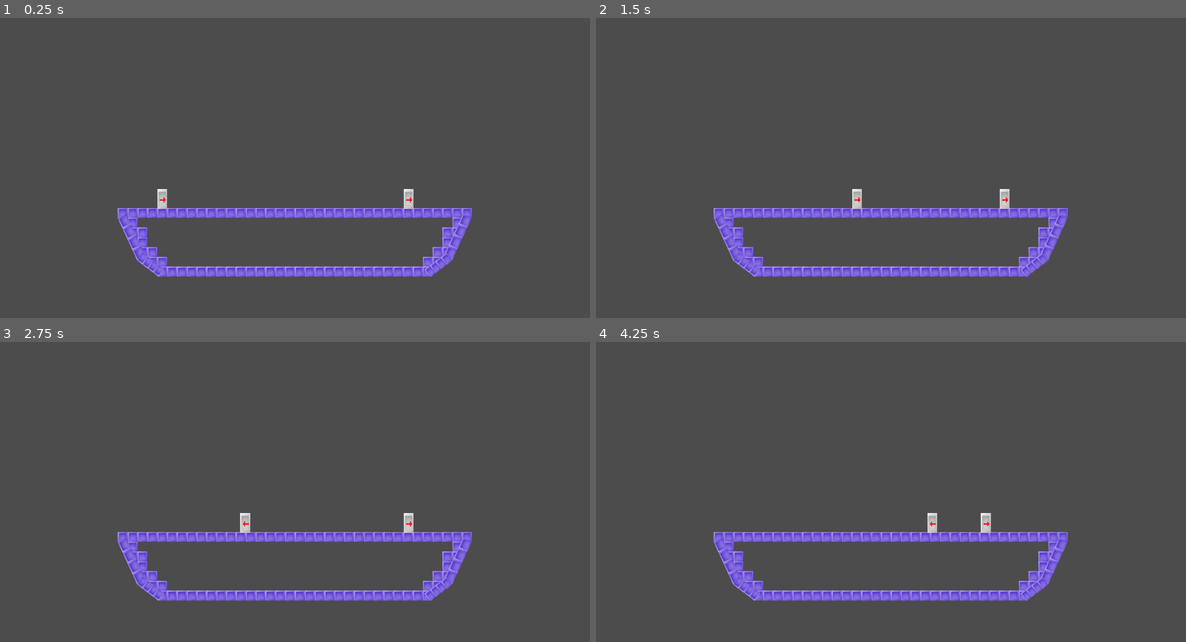
Above: before the commit, frames 1-4 (two rows, left to right).
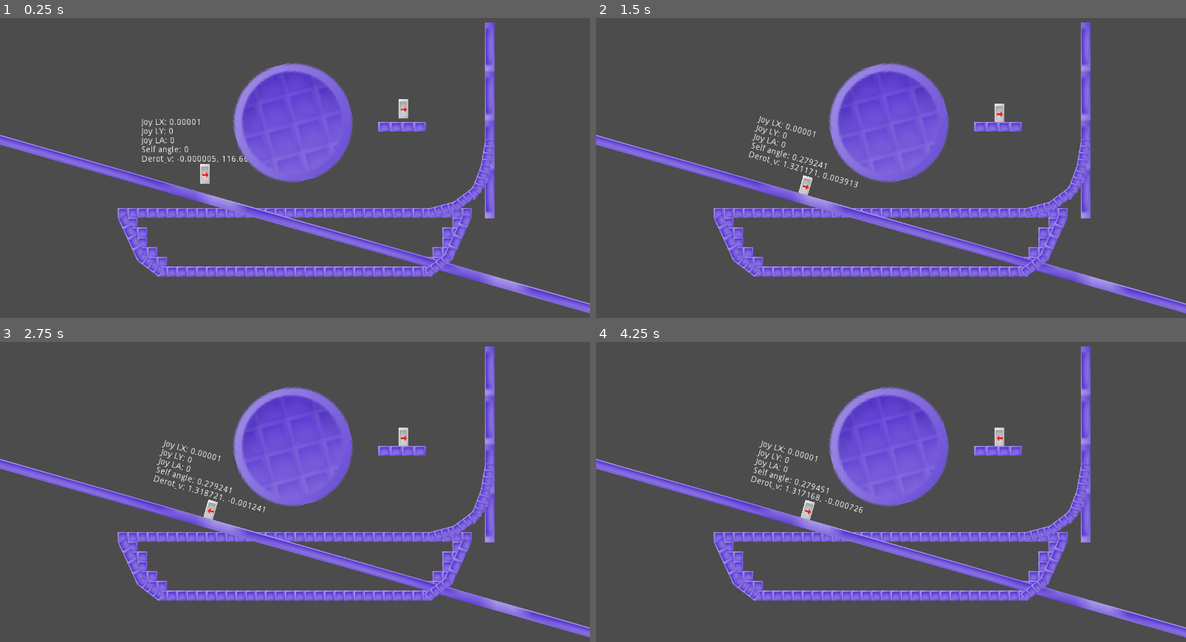
Above: after the commit, the same moments.

Repository: gotoAndDie/starsong-test
Game: Godot game, scene res://Stages/MorningStar.tscn
The game is run twice, just before and just after one commit, with the same random seed, the same clock (stepped at 60 frames per second) and the same inputs. This scene is started directly instead of the project's main scene.
Inputs:
- Up to frame 1 (0.25 s): no input
- Up to frame 2 (1.5 s): hold S (fire) 0.53-1.28 s; hold Right (move_right) from 0.53 s (still down); tap D (jump) at 0.77, 0.8, 1.07, 1.35 s
- Up to frame 3 (2.75 s): tap D (jump) at 1.52, 1.82, 2.3 s; tap S (fire) at 1.55 s; release Right (move_right) at 2.03 s; hold Left (move_left) from 2.03 s (still down); hold S (fire) from 2.03 s (still down)
- Up to frame 4 (4.25 s): release Left (move_left) at 2.78 s; release S (fire) at 2.78 s; hold Right (move_right) from 2.78 s (still down); tap ' (fire_2) at 2.85 s; tap D (jump) at 3.02, 3.32, 3.77, 3.8, 4.07 s; tap S (fire) at 3.05 s; hold J (move_left_2) from 3.53 s (still down)

The runs differ from the first frame. In frame 1, 12% of the frame differs, in the area x 0-100%, y 1-99%; in frame 2, 12%; in frame 3, 12%; in frame 4, 12%.
Error before the commit: Invalid call. Nonexistent function 'touch_ground' in base 'Nil'. (res://player.gd:42)
Error after the commit: Invalid call. Nonexistent function 'touch_ground' in base 'Nil'. (res://player2.gd:42)

Commit message:
Implement curve gravity

Diff:
--- a/General/Globals.gd
+++ b/General/Globals.gd
@@ -2,3 +2,9 @@
 
 var star_p1 = "Estella"
 var star_p2 = "Estella"
+
+var DEADZONE = 0.1
+
+static func angle_to_angle(from, to):
+	var diff = from - to
+	return abs(diff) if abs(diff) < PI else abs(diff + (2 * PI * -sign(diff)))
--- a/GenericPlayer.gd
+++ b/GenericPlayer.gd
@@ -4,33 +4,37 @@
 # Default physical parameters
 var GRAVITY = 500.0 # pixels/second/second
 # Angle in degrees towards either side that the player can consider "floor"
-var FLOOR_ANGLE_TOLERANCE = 30
-var WALK_FORCE = 600
+var FLOOR_ANGLE_TOLERANCE = 180
+var WALK_FORCE = 1200
 var AIR_FORCE = 300
 
 var WALK_MIN_SPEED = 10
 var WALK_MAX_SPEED = 200
 var AIR_INVERT_FORCE = 500
 
-var STOP_FORCE = 5000
+var STOP_FORCE = 500
 var AIR_STOP_FORCE = 100
 
 var JUMP_SPEED = 300
 var DOUBLE_JUMP_SPEED = 200
 var JUMP_GATE_SPEED = 75
 var FALL_GATE_SPEED = 300
-var FAST_FALL_GATE_SPEED = 500
+var FAST_FALL_GATE_SPEED = 400
 var FAST_FALL_FORCE = 200
 
 var SLIDE_STOP_VELOCITY = 1.0 # one pixel/second
 var SLIDE_STOP_MIN_TRAVEL = 1.0 # one pixel
 
-
-const JUMP_MAX_AIRBORNE_TIME = 0.2
-
+# Maximum time one can be in the air while still being able to jump
+const JUMP_MAX_AIRBORNE_TIME = 0.1
+
+# Maximum time one can be in the air while rotated
+const ROTATION_MAX_AIRBORNE_TIME = 1
 
 var velocity = Vector2(0,0)
+var standing_normal = Vector2(0,1)
 var on_air_time = 100
+var rotated_air_time = 100
 var jumping = false
 var try_double_jumping = false
 var double_jumping = false
@@ -44,13 +48,16 @@
 var direction = "right"
 var origPos = Vector2(-1,-1)
 
-var left    = false
-var right   = false
-var up      = false
-var down    = false
-var jump    = false
-var fire    = false
-var special = false
+# Button presses
+var left     = false
+var right    = false
+var up       = false
+var down     = false
+var jump     = false
+var fire     = false
+var special  = false
+var x_factor = 0.0
+var theta    = -1       # Angle of joystick
 
 var storedCollision
 
@@ -89,6 +96,10 @@
 func _physics_process(delta):
 	# Create forces
 	var force = Vector2(0, GRAVITY)
+	var derot_velocity = velocity.rotated(-rotation)
+
+	if on_air_time >= JUMP_MAX_AIRBORNE_TIME:
+		force = force.rotated(-rotation)
 	getInput();
 
 	# Stun: do not allow movement while stunned
@@ -125,35 +136,35 @@
 
 	# Walking  (actually dashing for now)
 	if movementLagFrame <= 0:
-		if on_air_time >= JUMP_MAX_AIRBORNE_TIME: # In the air
+		if !is_on_floor(): # In the air
 			if left:
-				if velocity.x > -WALK_MAX_SPEED:
-					force.x -= AIR_FORCE
-					stop = false
-				if velocity.x > 0: # Trying to stop
-					force.x -= AIR_INVERT_FORCE
-					stop = false
+				if derot_velocity.x > -WALK_MAX_SPEED:
+					force.x -= AIR_FORCE * x_factor
+				stop = false
+				if derot_velocity.x > 0: # Trying to stop
+					force.x -= AIR_INVERT_FORCE * x_factor
+				stop = false
 			elif right:
-				if velocity.x < WALK_MAX_SPEED:
-					force.x += AIR_FORCE
-					stop = false
-				if velocity.x < 0: # Trying to stop
-					force.x += AIR_INVERT_FORCE
-					stop = false
+				if derot_velocity.x < WALK_MAX_SPEED:
+					force.x += AIR_FORCE * x_factor
+				stop = false
+				if derot_velocity.x < 0: # Trying to stop
+					force.x += AIR_INVERT_FORCE * x_factor
+				stop = false
 		else:
 			if left:
-				if velocity.x > -WALK_MAX_SPEED:
-					force.x -= WALK_FORCE
-					velocity.x = -WALK_MAX_SPEED
-					stop = false
+				if derot_velocity.x > -WALK_MAX_SPEED * x_factor * 0.5 * (1 + cos(rotation)):
+					force.x -= WALK_FORCE * x_factor * 0.5 * (1 + cos(rotation))
+					# velocity.x = -WALK_MAX_SPEED * x_factor
+				stop = false
 			elif right:
-				if velocity.x < WALK_MAX_SPEED:
-					force.x += WALK_FORCE
-					velocity.x = WALK_MAX_SPEED
-					stop = false
+				if derot_velocity.x < WALK_MAX_SPEED * x_factor * 0.5 * (1 + cos(rotation)):
+					force.x += WALK_FORCE * x_factor * 0.5 * (1 + cos(rotation))
+					# velocity.x = WALK_MAX_SPEED * x_factor
+				stop = false
 
 		# Allow reversing direction only when on ground
-		if on_air_time < JUMP_MAX_AIRBORNE_TIME:
+		if is_on_floor():
 			if left:
 				direction = "left"
 			if right:
@@ -169,8 +180,8 @@
 
 
 	if stop:
-		var vsign = sign(velocity.x)
-		var vlen = abs(velocity.x)
+		var vsign = sign(derot_velocity.x)
+		var vlen = abs(derot_velocity.x)
 
 		if not is_on_floor():
 			vlen -= AIR_STOP_FORCE * delta
@@ -179,12 +190,42 @@
 		if vlen < 0:
 			vlen = 0
 
-		velocity.x = vlen * vsign
-
-	# Increase gravity when down is held
+		derot_velocity.x = vlen * vsign
+		velocity = derot_velocity.rotated(rotation)
+
+	# Set player angle according to ground
+	var collision = get_slide_collision(0)
+	if collision != null:
+		standing_normal = collision.get_normal().normalized()
+		var angle = collision.get_normal().angle() + 0.5 * PI
+
+		# Do not rotate and reset rotation if you're too slow (and on a steep surface)
+		if abs(derot_velocity.x) < 100 && is_on_floor() && Globals.angle_to_angle(angle, 0) < 0.5*PI:
+			rotation = 0
+			pass
+
+		if Globals.angle_to_angle(angle, rotation) < 0.2 * PI || Globals.angle_to_angle(angle, 0) < 0.1*PI:
+			rotation = angle
+		rotated_air_time = ROTATION_MAX_AIRBORNE_TIME
+
+
+	# However, if not on ground, reset rotation after a period of time
+	if rotation != 0:
+		rotated_air_time -= delta
+
+	if rotated_air_time <= 0:
+		rotation = 0
+
+
+
+
+	# Increase gravity and reset rotation when down is held
 	if not is_on_floor() and down and (fast_fall_on or freeFall):
+		rotation = 0
 		velocity.y = FAST_FALL_GATE_SPEED
 	# Integrate forces to velocity
+
+	force = force.rotated(rotation) # Rotate all forces according to rotation
 	velocity += force * delta
 
 	# Enforce maximum fall speed
@@ -194,7 +235,7 @@
 			velocity.y = FAST_FALL_GATE_SPEED
 
 	# Integrate velocity into motion and move
-	velocity = move_and_slide(velocity, Vector2(0, -1))
+	velocity = move_and_slide(velocity, standing_normal)
 
 
 
@@ -212,7 +253,6 @@
 		# Air state
 		# Handle jumping
 		if jump and not prev_jump_pressed and movementLagFrame <= 0 and !freeFall:
-			print("um")
 			air_jump()
 
 		# Handle attacking
--- /dev/null
+++ b/Objects/TestCurve.tscn
@@ -0,0 +1,73 @@
+[gd_scene load_steps=3 format=2]
+
+[ext_resource path="res://long_obstacle.png" type="Texture" id=1]
+
+[sub_resource type="RectangleShape2D" id=3]
+extents = Vector2( 32, 7.54646 )
+
+[node name="Node2D" type="Node2D"]
+
+[node name="platform6" type="StaticBody2D" parent="."]
+position = Vector2( 719.777, 301.147 )
+rotation = -0.261799
+scale = Vector2( 0.695975, 0.977026 )
+collision_layer = 31
+
+[node name="sprite" type="Sprite" parent="platform6"]
+position = Vector2( 1.02026, 0.194702 )
+texture = ExtResource( 1 )
+
+[node name="CollisionShape2D" type="CollisionShape2D" parent="platform6"]
+shape = SubResource( 3 )
+
+[node name="platform7" type="StaticBody2D" parent="."]
+position = Vector2( 794.756, 210.731 )
+rotation = -1.40324
+scale = Vector2( 0.695975, 0.977026 )
+collision_layer = 31
+
+[node name="sprite" type="Sprite" parent="platform7"]
+position = Vector2( 2.31378, -0.33728 )
+texture = ExtResource( 1 )
+
+[node name="CollisionShape2D" type="CollisionShape2D" parent="platform7"]
+shape = SubResource( 3 )
+
+[node name="platform10" type="StaticBody2D" parent="."]
+position = Vector2( 779.319, 264.392 )
+rotation = -0.928515
+scale = Vector2( 0.695975, 0.977026 )
+collision_layer = 31
+
+[node name="sprite" type="Sprite" parent="platform10"]
+position = Vector2( 2.31378, -0.33728 )
+texture = ExtResource( 1 )
+
+[node name="CollisionShape2D" type="CollisionShape2D" parent="platform10"]
+shape = SubResource( 3 )
+
+[node name="platform8" type="StaticBody2D" parent="."]
+position = Vector2( 783.73, 250.426 )
+rotation = -1.21475
+scale = Vector2( 0.695975, 0.977026 )
+collision_layer = 31
+
+[node name="sprite" type="Sprite" parent="platform8"]
+position = Vector2( 1.02026, 0.194702 )
+texture = ExtResource( 1 )
+
+[node name="CollisionShape2D" type="CollisionShape2D" parent="platform8"]
+shape = SubResource( 3 )
+
+[node name="platform9" type="StaticBody2D" parent="."]
+position = Vector2( 758.002, 283.505 )
+rotation = -0.642281
+scale = Vector2( 0.695975, 0.977026 )
+collision_layer = 31
+
+[node name="sprite" type="Sprite" parent="platform9"]
+position = Vector2( 1.02026, 0.194702 )
+texture = ExtResource( 1 )
+
+[node name="CollisionShape2D" type="CollisionShape2D" parent="platform9"]
+shape = SubResource( 3 )
--- a/Stages/MorningStar.tscn
+++ b/Stages/MorningStar.tscn
@@ -1,12 +1,14 @@
-[gd_scene load_steps=12 format=2]
+[gd_scene load_steps=15 format=2]
 
 [ext_resource path="res://Stages/MorningStar.gd" type="Script" id=1]
 [ext_resource path="res://obstacle.png" type="Texture" id=2]
 [ext_resource path="res://player.tscn" type="PackedScene" id=3]
 [ext_resource path="res://player2.gd" type="Script" id=4]
-[ext_resource path="res://long_obstacle.png" type="Texture" id=5]
-[ext_resource path="res://camera.gd" type="Script" id=6]
-[ext_resource path="res://ValidZone.gd" type="Script" id=7]
+[ext_resource path="res://ValidZone.gd" type="Script" id=5]
+[ext_resource path="res://long_obstacle.png" type="Texture" id=6]
+[ext_resource path="res://circle.png" type="Texture" id=7]
+[ext_resource path="res://camera.gd" type="Script" id=8]
+[ext_resource path="res://Objects/TestCurve.tscn" type="PackedScene" id=9]
 
 [sub_resource type="RectangleShape2D" id=1]
 extents = Vector2( 8, 8 )
@@ -29,10 +31,12 @@
 } ]
 0/z_index = 0
 
+[sub_resource type="RectangleShape2D" id=4]
+
 [sub_resource type="RectangleShape2D" id=3]
-extents = Vector2( 32, 8 )
+extents = Vector2( 32, 7.54646 )
 
-[sub_resource type="RectangleShape2D" id=4]
+[sub_resource type="CircleShape2D" id=5]
 
 [node name="colworld" type="Node2D"]
 script = ExtResource( 1 )
@@ -46,15 +50,13 @@
 tile_data = PoolIntArray( 1310732, 0, 0, 1310733, 0, 0, 1310734, 0, 0, 1310735, 0, 0, 1310736, 0, 0, 1310737, 0, 0, 131 …(1107 unchanged characters)…
 
 [node name="player" parent="." instance=ExtResource( 3 )]
-position = Vector2( 264.299, 300.272 )
-_sections_unfolded = [ "Collision", "Pause", "Transform", "Z Index", "collision" ]
+position = Vector2( 333.398, 248.08 )
 
 [node name="player2" parent="." instance=ExtResource( 3 )]
-position = Vector2( 665.185, 299.127 )
+position = Vector2( 656.364, 141.817 )
 collision_layer = 2
 collision_mask = 2
 script = ExtResource( 4 )
-_sections_unfolded = [ "Collision", "Pause", "Transform", "Z Index", "collision" ]
 
 [node name="youwin" type="Label" parent="."]
 visible = false
@@ -68,6 +70,16 @@
 You Saved The Princess!"
 align = 1
 
+[node name="ValidZone" type="Area2D" parent="."]
+visible = false
+collision_layer = 31
+script = ExtResource( 5 )
+
+[node name="CollisionShape2D" type="CollisionShape2D" parent="ValidZone"]
+position = Vector2( 497.88, 234.016 )
+scale = Vector2( 63.5056, 38.3669 )
+shape = SubResource( 4 )
+
 [node name="platform" type="StaticBody2D" parent="."]
 position = Vector2( 214.781, 368.442 )
 rotation = -1.99975
@@ -75,9 +87,32 @@
 collision_layer = 31
 
 [node name="sprite" type="Sprite" parent="platform"]
-texture = ExtResource( 5 )
+texture = ExtResource( 6 )
 
 [node name="CollisionShape2D" type="CollisionShape2D" parent="platform"]
+shape = SubResource( 3 )
+
+[node name="platform8" type="StaticBody2D" parent="."]
+position = Vector2( 796.709, 177.265 )
+rotation = -1.5708
+scale = Vector2( 5, 0.977 )
+collision_layer = 31
+
+[node name="sprite" type="Sprite" parent="platform8"]
+texture = ExtResource( 6 )
+
+[node name="CollisionShape2D" type="CollisionShape2D" parent="platform8"]
+shape = SubResource( 3 )
+
+[node name="platform9" type="StaticBody2D" parent="."]
+position = Vector2( 654.366, 187.609 )
+scale = Vector2( 1.2047, 0.977026 )
+collision_layer = 31
+
+[node name="sprite" type="Sprite" parent="platform9"]
+texture = ExtResource( 6 )
+
+[node name="CollisionShape2D" type="CollisionShape2D" parent="platform9"]
 shape = SubResource( 3 )
 
 [node name="platform4" type="StaticBody2D" parent="."]
@@ -99,10 +134,47 @@
 collision_layer = 31
 
 [node name="sprite" type="Sprite" parent="platform2"]
-texture = ExtResource( 5 )
+texture = ExtResource( 6 )
 
 [node name="CollisionShape2D" type="CollisionShape2D" parent="platform2"]
 shape = SubResource( 3 )
+
+[node name="platform5" type="StaticBody2D" parent="."]
+position = Vector2( 331.985, 304.152 )
+rotation = 0.279253
+scale = Vector2( 30, 0.977 )
+collision_layer = 31
+
+[node name="sprite" type="Sprite" parent="platform5"]
+texture = ExtResource( 6 )
+
+[node name="CollisionShape2D" type="CollisionShape2D" parent="platform5"]
+shape = SubResource( 3 )
+
+[node name="platform6" type="StaticBody2D" parent="."]
+position = Vector2( 719.777, 323.147 )
+rotation = -0.261799
+scale = Vector2( 0.695975, 0.977026 )
+collision_layer = 31
+
+[node name="sprite" type="Sprite" parent="platform6"]
+texture = ExtResource( 6 )
+
+[node name="CollisionShape2D" type="CollisionShape2D" parent="platform6"]
+shape = SubResource( 3 )
+
+[node name="platform7" type="StaticBody2D" parent="."]
+position = Vector2( 476.899, 181.13 )
+rotation = -0.261799
+scale = Vector2( 3, 3 )
+collision_layer = 31
+
+[node name="sprite" type="Sprite" parent="platform7"]
+texture = ExtResource( 7 )
+
+[node name="CollisionShape2D" type="CollisionShape2D" parent="platform7"]
+scale = Vector2( 3, 3 )
+shape = SubResource( 5 )
 
 [node name="platform3" type="StaticBody2D" parent="."]
 position = Vector2( 713.425, 413.475 )
@@ -119,13 +191,7 @@
 [node name="camera" type="Camera2D" parent="."]
 position = Vector2( 480.221, 271.88 )
 zoom = Vector2( 0.5, 0.5 )
-script = ExtResource( 6 )
+script = ExtResource( 8 )
 
-[node name="ValidZone" type="Area2D" parent="."]
-collision_layer = 31
-script = ExtResource( 7 )
-
-[node name="CollisionShape2D" type="CollisionShape2D" parent="ValidZone"]
-position = Vector2( 497.88, 234.016 )
-scale = Vector2( 63.5056, 38.3669 )
-shape = SubResource( 4 )
+[node name="Node2D" parent="." instance=ExtResource( 9 )]
+position = Vector2( -1, 22 )
--- a/Stars/Estella.gd
+++ b/Stars/Estella.gd
@@ -19,14 +19,14 @@
 	character.WALK_MAX_SPEED = 200
 	character.AIR_INVERT_FORCE = 500
 
-	character.STOP_FORCE = 5000
+	character.STOP_FORCE = 500
 	character.AIR_STOP_FORCE = 100
 
 	character.JUMP_SPEED = 300
 	character.DOUBLE_JUMP_SPEED = 200
 	character.JUMP_GATE_SPEED = 75
 	character.FALL_GATE_SPEED = 300
-	character.FAST_FALL_GATE_SPEED = 350
+	character.FAST_FALL_GATE_SPEED = 320
 
 	character.SLIDE_STOP_VELOCITY = 1.0 # one pixel/second
 	character.SLIDE_STOP_MIN_TRAVEL = 1.0 # one pixel
@@ -74,9 +74,15 @@
 	print("ground down")
 
 func ground_jump(character):
-	character.velocity.y = -JUMP_SPEED
+
+	var derot_velocity = character.velocity.rotated(-character.rotation)
+	derot_velocity.y -= JUMP_SPEED
+	character.velocity = derot_velocity.rotated(character.rotation)
+
+
 	character.jumping = true
 	character.fast_fall_on = true
+	character.on_air_time = character.JUMP_MAX_AIRBORNE_TIME
 	print("ground jump")
 
 func air_neutral(character):
@@ -111,13 +117,13 @@
 
 func air_jump(character):
 	if character.jump and not character.prev_jump_pressed and not double_jumping:
+		character.rotation = 0
 		character.velocity.y = -DOUBLE_JUMP_SPEED
-		character.fast_fall_on = false
 		double_jumping = true
 		if character.left:
-			character.velocity.x = -character.WALK_MAX_SPEED
+			character.velocity.x = -character.WALK_MAX_SPEED * character.x_factor
 		elif character.right:
-			character.velocity.x = character.WALK_MAX_SPEED
+			character.velocity.x = character.WALK_MAX_SPEED * character.x_factor
 		else:
 			character.velocity.x = 0
 
--- a/colworld.tscn
+++ b/colworld.tscn
@@ -124,14 +124,12 @@
 
 [node name="player" parent="." instance=ExtResource( 3 )]
 position = Vector2( 115.634, 270.539 )
-_sections_unfolded = [ "Collision", "Pause", "Z Index", "collision" ]
 
 [node name="player2" parent="." instance=ExtResource( 3 )]
 position = Vector2( 352.476, 285.798 )
 collision_layer = 2
 collision_mask = 2
 script = ExtResource( 4 )
-_sections_unfolded = [ "Collision", "Pause", "Z Index", "collision" ]
 
 [node name="moving_platform1" type="KinematicBody2D" parent="."]
 editor/display_folded = true
@@ -282,5 +280,4 @@
 
 [node name="CollisionShape2D" type="CollisionShape2D" parent="platform1"]
 shape = SubResource( 12 )
-
 [connection signal="body_entered" from="princess" to="." method="_on_princess_body_enter"]
--- a/player.gd
+++ b/player.gd
@@ -11,9 +11,54 @@
 	up = Input.is_action_pressed("move_up")
 	down = Input.is_action_pressed("move_down")
 
+	var debugNode = get_node("DEBUG")
+
+	var joy_lx = Input.get_joy_axis(0, JOY_ANALOG_LX)
+	var joy_ly = Input.get_joy_axis(0, JOY_ANALOG_LY)
+	var joy_rx = Input.get_joy_axis(0, JOY_ANALOG_RX)
+	var joy_ry = Input.get_joy_axis(0, JOY_ANALOG_RY)
+
+	# Force x value to not be zero to avoid division by zero
+	if joy_lx == 0:
+		joy_lx = 0.00001
+	if joy_rx == 0:
+		joy_rx = 0.00001
+
+	# Translate joystick values into digital directions
+	right = right || (joy_lx > Globals.DEADZONE)
+	left = left || (joy_lx < -Globals.DEADZONE)
+
+	# Write joystick values to debug text display
+	debugNode.clear()
+	debugNode.add_text("Joy LX: " + str(joy_lx) + "\n")
+	debugNode.add_text("Joy LY: " + str(joy_ly) + "\n")
+	debugNode.add_text("Joy LA: " + str(atan(joy_ly/joy_lx)) + "\n")
+	#debugNode.add_text("Joy RX: " + str(joy_rx) + "\n")
+	#debugNode.add_text("Joy RY: " + str(joy_ry) + "\n")
+	#debugNode.add_text("Joy Lθ: " + str(atan(joy_ry/joy_rx)) + "\n")
+
+	var collision = get_slide_collision(0)
+	var angle
+	if collision == null:
+		angle = 100
+	else:
+		angle = get_slide_collision(0).get_normal().angle() + 0.5 * PI
+	debugNode.add_text("Self angle: " + str(rotation) + "\n")
+
+
+	var derot_velocity = velocity.rotated(-rotation)
+	debugNode.add_text("Derot_v: " + str(derot_velocity.x) + ", " + str(derot_velocity.y))
+
+	# Translate joystick x to absolute value
+	x_factor = abs(joy_lx)
+
+	# Obtain angle of joystick
+	theta = atan(joy_ly/joy_lx)
+
 func starInit():
 	star = load("res://Stars/" + Globals.star_p1 + ".gd").new()
 	star.starInit(self)
+	# self.rotation = 20
 
 func ground_neutral():
 	star.ground_neutral(self)
--- a/player.tscn
+++ b/player.tscn
@@ -4,37 +4,29 @@
 [ext_resource path="res://player.png" type="Texture" id=2]
 [ext_resource path="res://arrow.png" type="Texture" id=3]
 
-[sub_resource type="RectangleShape2D" id=4]
-
-custom_solver_bias = 0.0
+[sub_resource type="RectangleShape2D" id=1]
 extents = Vector2( 7, 7 )
 
 [node name="player" type="KinematicBody2D"]
+position = Vector2( 0, -2 )
+script = ExtResource( 1 )
 
-position = Vector2( 0, -2 )
-input_pickable = false
-collision_layer = 1
-collision_mask = 1
-collision/safe_margin = 0.08
-script = ExtResource( 1 )
-_sections_unfolded = [ "Collision" ]
-TestObject = null
-
-[node name="sprite" type="Sprite" parent="." index="0"]
-
+[node name="sprite" type="Sprite" parent="."]
 scale = Vector2( 1, 2 )
 texture = ExtResource( 2 )
-_sections_unfolded = [ "Transform", "Z Index" ]
 
-[node name="CollisionShape2D" type="CollisionShape2D" parent="." index="1"]
-
+[node name="CollisionShape2D" type="CollisionShape2D" parent="."]
 position = Vector2( -0.315559, 0.157784 )
 scale = Vector2( 1, 2 )
-shape = SubResource( 4 )
-_sections_unfolded = [ "Transform", "Z Index" ]
+shape = SubResource( 1 )
 
-[node name="Sprite" type="Sprite" parent="." index="2"]
-
+[node name="Sprite" type="Sprite" parent="."]
 position = Vector2( 1.00314, 1.08956 )
 scale = Vector2( 0.0823466, 0.169634 )
 texture = ExtResource( 3 )
+
+[node name="DEBUG" type="RichTextLabel" parent="."]
+margin_left = -103.047
+margin_top = -90.8587
+margin_right = 749.953
+margin_bottom = 58.1413
--- a/player2.gd
+++ b/player2.gd
@@ -14,6 +14,7 @@
 func starInit():
 	star = load("res://Stars/" + Globals.star_p2 + ".gd").new()
 	star.starInit(self)
+	#rotation = -20
 
 func ground_neutral():
 	star.ground_neutral(self)
--- a/project.godot
+++ b/project.godot
@@ -45,6 +45,7 @@
 jump={
 "deadzone": 0.5,
 "events": [ Object(InputEventKey,"resource_local_to_scene":false,"resource_name":"","device":0,"alt":false,"shift":false,"control":false,"meta":false,"command":false,"pressed":false,"scancode":68,"unicode":0,"echo":false,"script":null)
+, Object(InputEventJoypadButton,"resource_local_to_scene":false,"resource_name":"","device":0,"button_index":3,"pressure":0.0,"pressed":false,"script":null)
  ]
 }
 move_down={
@@ -55,11 +56,13 @@
 move_left={
 "deadzone": 0.5,
 "events": [ Object(InputEventKey,"resource_local_to_scene":false,"resource_name":"","device":0,"alt":false,"shift":false,"control":false,"meta":false,"command":false,"pressed":false,"scancode":16777231,"unicode":0,"echo":false,"script":null)
+, Object(InputEventJoypadButton,"resource_local_to_scene":false,"resource_name":"","device":0,"button_index":14,"pressure":0.0,"pressed":false,"script":null)
  ]
 }
 move_right={
 "deadzone": 0.5,
 "events": [ Object(InputEventKey,"resource_local_to_scene":false,"resource_name":"","device":0,"alt":false,"shift":false,"control":false,"meta":false,"command":false,"pressed":false,"scancode":16777233,"unicode":0,"echo":false,"script":null)
+, Object(InputEventJoypadButton,"resource_local_to_scene":false,"resource_name":"","device":0,"button_index":15,"pressure":0.0,"pressed":false,"script":null)
  ]
 }
 move_up={
@@ -70,6 +73,7 @@
 fire={
 "deadzone": 0.5,
 "events": [ Object(InputEventKey,"resource_local_to_scene":false,"resource_name":"","device":0,"alt":false,"shift":false,"control":false,"meta":false,"command":false,"pressed":false,"scancode":83,"unicode":0,"echo":false,"script":null)
+, Object(InputEventJoypadButton,"resource_local_to_scene":false,"resource_name":"","device":0,"button_index":1,"pressure":0.0,"pressed":false,"script":null)
  ]
 }
 move_left_2={
Not shown: 2 places in Stages/MorningStar.tscn that only renumber resources
